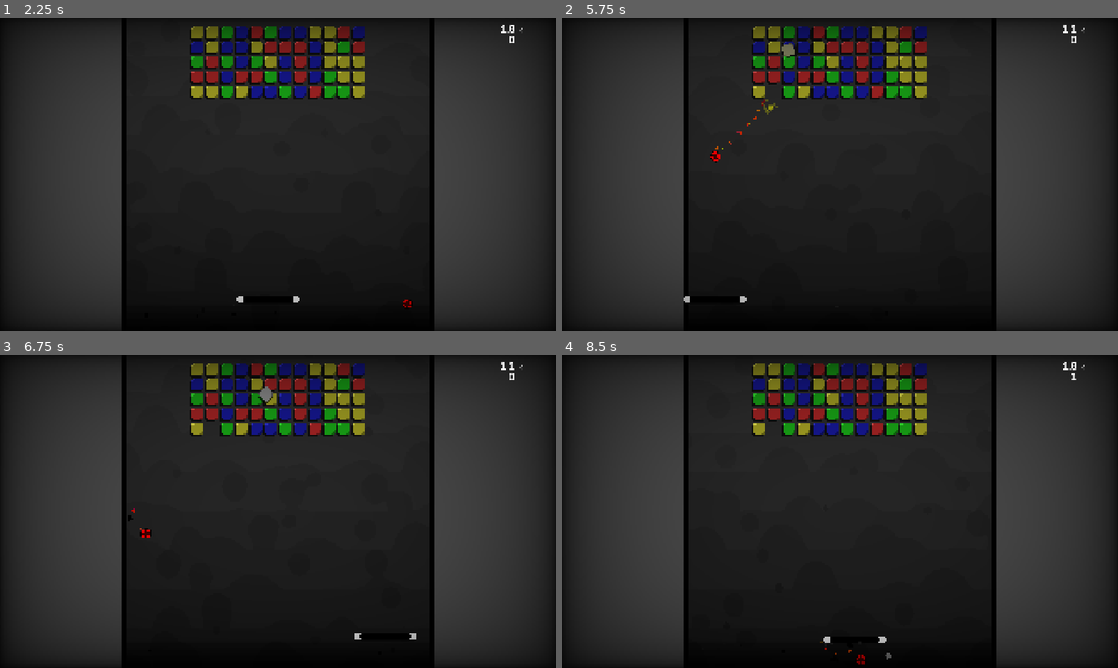
Above: before the commit, frames 1-4 (two rows, left to right).
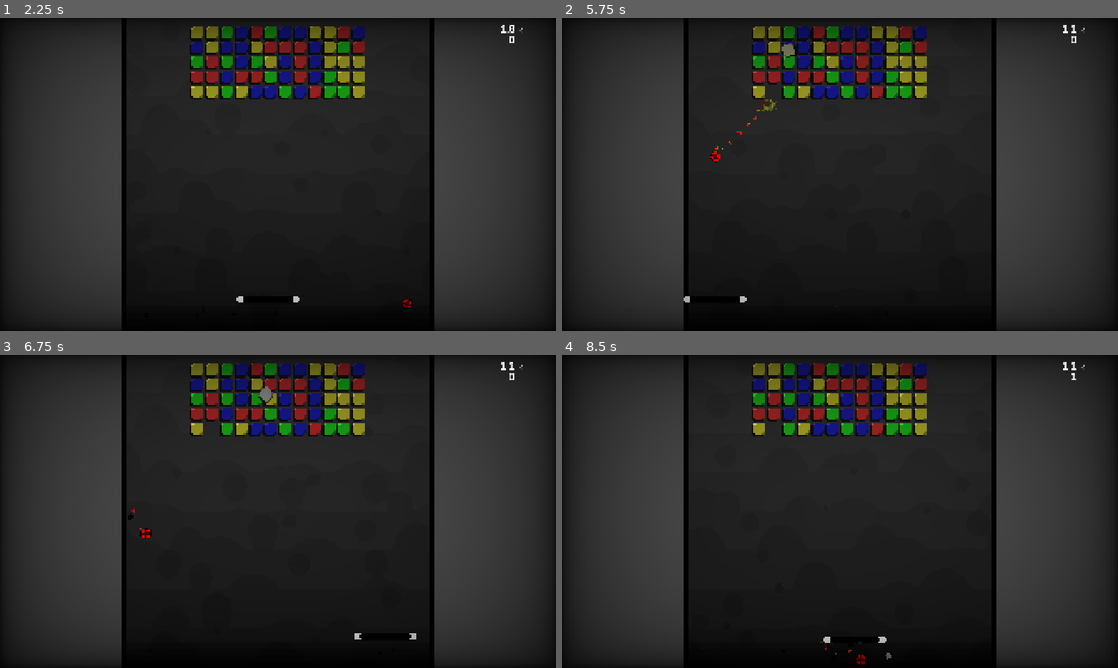
Above: after the commit, the same moments.

Repository: jardelguim/breakout
Game: Godot game, scene res://scenes/game.tscn
The game is run twice, just before and just after one commit, with the same random seed, the same clock (stepped at 60 frames per second) and the same inputs. Sound files missing from this copy of the repository are replaced by a short silence.
Inputs:
- Up to frame 1 (2.25 s): hold D (move_right) 0.53-1.28 s; tap Space (launch) at 0.6, 1.35, 2.1 s; hold A (move_left) 1.28-2.03 s; hold D (move_right) from 2.03 s (still down)
- Up to frame 2 (5.75 s): tap Space (launch) every 0.75 s from 2.85 to 5.1 s; tap Enter at 3.5 s; release D (move_right) at 3.53 s; hold A (move_left) from 3.53 s (still down)
- Up to frame 3 (6.75 s): release A (move_left) at 5.78 s; hold D (move_right) from 5.78 s (still down); tap Space (launch) at 5.85, 6.6 s
- Up to frame 4 (8.5 s): tap Space (launch) at 7.35, 8.1 s; release D (move_right) at 8.03 s; hold A (move_left) from 8.03 s (still down)

Frame 1 is identical in both runs. In frame 2, less than 0.1% of the frame differs, in the area x 35-39%, y 26-31%; in frame 3, less than 0.1%; in frame 4, less than 0.1%.

Commit message:
audio changes

Diff:
--- /dev/null
+++ b/default_bus_layout.tres
@@ -0,0 +1,4 @@
+[gd_resource type="AudioBusLayout" format=3 uid="uid://bpakxwx86v25u"]
+
+[resource]
+bus/0/volume_db = -13.516163
--- a/project.godot
+++ b/project.godot
@@ -14,6 +14,10 @@
 run/main_scene="uid://disc1xer5wdd3"
 config/features=PackedStringArray("4.6", "Mobile")
 config/icon="res://icon.svg"
+
+[audio]
+
+buses/default_bus_layout="uid://bpakxwx86v25u"
 
 [autoload]
 
--- a/src/ball.gd
+++ b/src/ball.gd
@@ -8,6 +8,7 @@
 var dir = Vector2.UP
 var is_active = false
 var sound_to_play
+var sound_type
 
 func _reset_vel():
 	velocity = Vector2(base_speed , base_speed)
@@ -40,14 +41,14 @@
 		particle_color = collider_node.color
 		collider_node.hit(global_position)
 		velocity_multiplier = clamp(velocity_multiplier + 0.1 , 1.0 , 2.0)
+		ScoreCalculator.add_multiplier(0.1)
 
 	if collider_node:
 		if "object_sound" in collider_node:
 			sound_to_play = collider_node.object_sound
 		else:
-			sound_to_play = "bounce_screen_side"
+			sound_to_play = SoundManager.wall_list
 
-	if sound_to_play != null:
 		SoundManager.play_sound(sound_to_play)
 
 	# Bounces to opposite direction when collision with another collision shape
--- a/src/brick.gd
+++ b/src/brick.gd
@@ -9,7 +9,7 @@
 var brick_type : String
 var color : Color
 var texture
-var object_sound = "hit_normal"
+var object_sound = SoundManager.brick_list
 
 func set_brick_type() -> void:
 	match brick_type:
@@ -45,7 +45,7 @@
 	_apply_ball_impulse(ball_pos)
 	_play_hit_animation()
 	_change_collision_layer()
-	ScoreCalculator.add_multiplier(multiplier_given)
+
 	BrickData.bricks_array.erase(self)
 
 func entered_killzone():
--- a/src/global/SoundManager.gd
+++ b/src/global/SoundManager.gd
@@ -2,14 +2,23 @@
 
 @onready var sound_container = get_node("/root/Game/SoundContainer")
 
-var sound_list = {
-	"bounce_screen_side" : "res://assets/sounds/Ball bounce off the sides of the screen.wav",
-	"bounce_paddle" : "res://assets/sounds/Ball bounce off the player paddle.wav",
-	"hit_normal" : "res://assets/sounds/Ball bounce off normal brick - destroy.wav"
+var wall_list = {
+	"wall_hit_1" : "res://assets/sounds/wall_hit_1.wav",
+	"wall_hit_2" : "res://assets/sounds/wall_hit_2.wav",
+}
+var paddle_list = {
+	"paddle_bounce_1" : "res://assets/sounds/paddle_bounce_1.wav",
+	"paddle_bounce_2" : "res://assets/sounds/paddle_bounce_2.wav",
+}
+var brick_list = {
+	"brick_hit_1" : "res://assets/sounds/brick_hit_1.wav",
+	"brick_hit_2" : "res://assets/sounds/brick_hit_2.wav",
+	"brick_hit_3" : "res://assets/sounds/brick_hit_3.wav",
 }
 
-func play_sound(sound_id : String ):
+func play_sound(sound_list):
 	var sound_player = AudioStreamPlayer.new()
+	var sound_id = sound_list.keys().pick_random()
 	var sound = load(sound_list[sound_id])
 	sound_container.add_child(sound_player)
 	sound_player.stream = sound
--- a/src/paddle.gd
+++ b/src/paddle.gd
@@ -2,7 +2,7 @@
 
 @export var SPEED := 250.0
 var color = Color.BLACK
-var object_sound = "bounce_paddle"
+var object_sound = SoundManager.paddle_list
 
 func _ready() -> void:
 	InputManager.action_pressed.connect(_on_action_pressed)
Not shown, removed: assets/sounds/Ball bounce off an exploding brick.wav.import
Not shown, removed: assets/sounds/Ball bounce off growing brick .wav.import
Not shown, removed: assets/sounds/Ball bounce off normal brick - destroy.wav.import
Not shown, removed: assets/sounds/Ball bounce off pickup brick.wav.import
Not shown, removed: assets/sounds/Ball bounce off the player paddle.wav.import
Not shown, removed: assets/sounds/Ball bounce off the sides of the screen.wav.import
Not shown, removed: assets/sounds/Explosive ball - hit.wav.import
Not shown, added: assets/sounds/brick_hit_1.wav.import
Not shown, added: assets/sounds/brick_hit_2.wav.import
Not shown, added: assets/sounds/brick_hit_3.wav.import
Not shown, added: assets/sounds/paddle_bounce_1.wav.import
Not shown, added: assets/sounds/paddle_bounce_2.wav.import
(and 16 more such lines)
